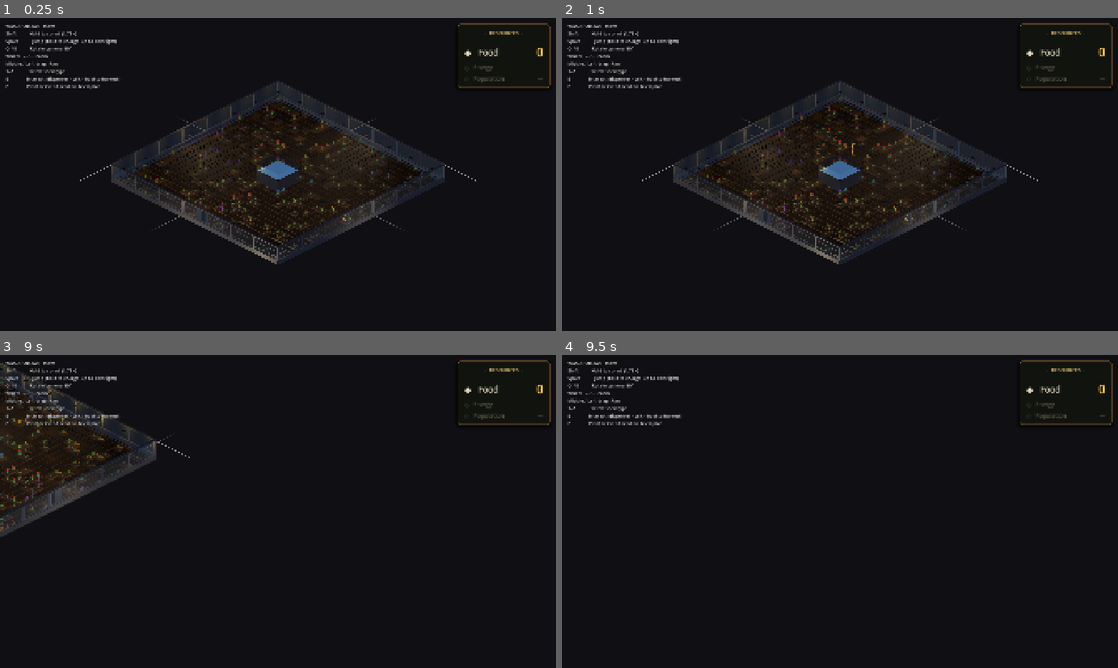
Above: before the commit, frames 1-4 (two rows, left to right).
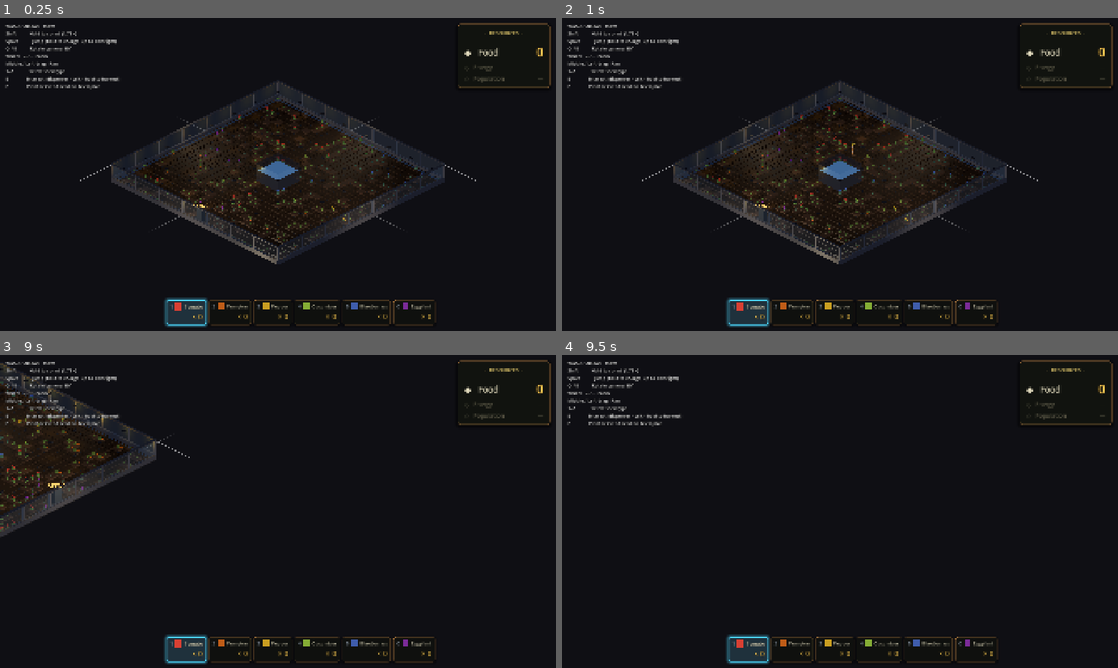
Above: after the commit, the same moments.

Repository: jaredclarkgay/space-tower-iso
Game: Godot game, scene res://scenes/iso_prototype/iso_prototype.tscn
The game is run twice, just before and just after one commit, with the same random seed, the same clock (stepped at 60 frames per second) and the same inputs.
Inputs (mouse positions are in pixels of both pictures, inside the frame that each line leads up to):
- Up to frame 1 (0.25 s): no input
- Up to frame 2 (1 s): tap Enter at 0.5 s; move the mouse to (962, 158) at 0.52 s; hold D (move_right) from 0.53 s (still down); tap P (plant) at 0.6 s; click (962, 158) at 0.67 s; tap Space (jump) at 0.77 s
- Up to frame 3 (9 s): release D (move_right) at 1.25 s; tap Space (jump) at 1.25, 3.5, 3.77, 5, 6.77 s; drag from (166, 527) to (250, 574) at 1.27 s; tap Enter at 2, 4.25 s; move the mouse to (333, 442) at 2.02 s; hold D (move_right) 2.03-2.75 s; hold Q (camera_rotate_left) 2.03-2.75 s; click (333, 442) at 2.17 s; tap P (plant) every 1.5 s from 2.3 to 8.3 s; drag from (250, 574) to (111, 464) at 2.77 s; move the mouse to (444, 558) at 3.52 s; hold A (move_left) 3.53-4.25 s; hold Mouse wheel up (camera_zoom_in) 3.53-4.25 s; click (444, 558) at 3.67 s; drag from (111, 464) to (194, 433) at 4.27 s; move the mouse to (305, 511) at 5.02 s; hold S (move_down) 5.03-5.75 s; hold E (interact) 5.03-5.75 s; click (305, 511) at 5.17 s; drag from (194, 433) to (166, 527) at 5.77 s; move the mouse to (400, 495) at 6.52 s; hold W (move_up) 6.53-7.25 s; hold Shift (sprint) 6.53-7.25 s; click (400, 495) at 6.67 s; drag from (166, 527) to (250, 574) at 7.27 s; move the mouse to (333, 442) at 8.02 s; hold S (move_down) 8.03-8.75 s; tap 9 at 8.1 s; click (333, 442) at 8.17 s; drag from (250, 574) to (111, 464) at 8.77 s
- Up to frame 4 (9.5 s): no input

The runs differ from the first frame. In frame 1, 1.6% of the frame differs, in the area x 29-79%, y 59-99%; in frame 2, 1.6%; in frame 3, 1.6%, in the area x 8-79%, y 40-99%; in frame 4, 1.6%.

Commit message:
fix(iso): dispenser uid + visibility, add HUD seed selector
The dispenser script's .uid wasn't generated when first added, so the
.tscn's script reference fell back to an unscripted Node3D — that's
why the dispenser appeared dead at game start. Generated the uid and
pinned it in the .tscn.

Also:
- Add a billboarded "SEEDS" Label3D above the dispenser so the player
  can spot it from across the floor on first spawn.
- New SeedHud Control: bottom-of-screen 6-cell hotbar showing each
  crop's number key, fruit-coloured swatch, name, and pouch count.
  Click a cell or press 1..6 to set the selected seed type — both
  paths route through GameState.selected_seed_type.
- Selected cell renders with a cyan border + brighter fill; idle
  cells dim slightly. Pouch counts live-update from GameState.
- Pinned the seed_hud.gd uid + the auto-generated
  schematics_button.gd.uid so future imports don't churn refs.

Co-Authored-By: Claude Opus 4.7 (1M context) <noreply@anthropic.com>

Diff:
--- a/scenes/iso_prototype/iso_dispenser.gd
+++ b/scenes/iso_prototype/iso_dispenser.gd
@@ -46,6 +46,7 @@
 	_build_chassis()
 	_build_windows()
 	_build_highlight()
+	_build_overhead_label()
 	_interact_anchor = position
 	_refresh_window_visuals()
 
@@ -206,6 +207,24 @@
 			"icon_mat": icon_mat,
 			"world_offset": Vector3(col_x[col], row_y[row], z - 0.04),
 		}
+
+
+# Billboarded "SEEDS" label that floats above the dispenser so the player
+# can spot it from across the floor on first spawn. Pulses gently in
+# brightness so it reads as a "kiosk" indicator rather than dead signage.
+func _build_overhead_label() -> void:
+	var label := Label3D.new()
+	label.name = "OverheadLabel"
+	label.text = "SEEDS"
+	label.font_size = 80
+	label.outline_size = 10
+	label.modulate = Color(1.0, 0.85, 0.45, 1.0)   # warm amber
+	label.outline_modulate = Color(0.10, 0.05, 0.0, 0.95)
+	label.pixel_size = 0.0085
+	label.billboard = BaseMaterial3D.BILLBOARD_ENABLED
+	label.no_depth_test = true
+	label.position = Vector3(0, _BODY_H + 0.45, 0)
+	add_child(label)
 
 
 func _build_highlight() -> void:
--- a/scenes/iso_prototype/iso_prototype.tscn
+++ b/scenes/iso_prototype/iso_prototype.tscn
@@ -7,7 +7,8 @@
 [ext_resource type="Script" uid="uid://cibunof3xytaq" path="res://scenes/iso_prototype/iso_robot.gd" id="5_robot"]
 [ext_resource type="Script" uid="uid://3pwgdeqy808o" path="res://scenes/iso_prototype/cody_schematic.gd" id="6_schem"]
 [ext_resource type="Script" path="res://scenes/iso_prototype/schematics_button.gd" id="7_btn"]
-[ext_resource type="Script" path="res://scenes/iso_prototype/iso_dispenser.gd" id="8_disp"]
+[ext_resource type="Script" uid="uid://b4b340og50t0n" path="res://scenes/iso_prototype/iso_dispenser.gd" id="8_disp"]
+[ext_resource type="Script" uid="uid://7ynjuwavqx76" path="res://scenes/iso_prototype/seed_hud.gd" id="9_seed"]
 
 [sub_resource type="Environment" id="Environment_iso"]
 background_mode = 1
@@ -201,6 +202,10 @@
 divider_path = NodePath("../SchematicsDivider")
 unlock_threshold = 10
 
+[node name="SeedHud" type="Control" parent="HUD"]
+mouse_filter = 1
+script = ExtResource("9_seed")
+
 [node name="CodySchematic" type="Control" parent="HUD"]
 visible = false
 layout_mode = 3
--- /dev/null
+++ b/scenes/iso_prototype/seed_hud.gd
@@ -0,0 +1,205 @@
+extends Control
+
+# Bottom-of-screen seed-selector hotbar. Six cells (one per crop type)
+# laid out left-to-right in Constants.SEED_TYPE_ORDER. Each cell shows:
+#   - Number key shortcut (1..6)
+#   - A fruit-coloured swatch
+#   - Crop name
+#   - Current pouch count (× N)
+#
+# Click a cell OR press 1..6 to select. The selected cell gets a cyan
+# border + stronger modulate; the rest dim. Pouch counts live-update from
+# GameState.seed_pouch every frame.
+
+@onready var _c: Node = get_node("/root/Constants")
+@onready var _gs: Node = get_node("/root/GameState")
+
+const _CELL_W := 122.0
+const _CELL_H := 84.0
+const _CELL_GAP := 8.0
+const _SWATCH_SIZE := 22.0
+const _BOTTOM_MARGIN := 24.0
+
+var _cells: Dictionary = {}     # seed_key -> Dictionary of refs
+var _style_idle: StyleBoxFlat
+var _style_selected: StyleBoxFlat
+
+
+func _ready() -> void:
+	_style_idle = _make_idle_style()
+	_style_selected = _make_selected_style()
+
+	var n: int = int(_c.SEED_TYPE_ORDER.size())
+	var total_w: float = n * _CELL_W + (n - 1) * _CELL_GAP
+
+	mouse_filter = Control.MOUSE_FILTER_PASS
+	custom_minimum_size = Vector2(total_w, _CELL_H)
+	anchor_left = 0.5
+	anchor_right = 0.5
+	anchor_top = 1.0
+	anchor_bottom = 1.0
+	offset_left = -total_w * 0.5
+	offset_right = total_w * 0.5
+	offset_top = -(_CELL_H + _BOTTOM_MARGIN)
+	offset_bottom = -_BOTTOM_MARGIN
+
+	var hbox := HBoxContainer.new()
+	hbox.name = "Cells"
+	hbox.add_theme_constant_override("separation", int(_CELL_GAP))
+	hbox.anchor_right = 1.0
+	hbox.anchor_bottom = 1.0
+	hbox.offset_right = 0
+	hbox.offset_bottom = 0
+	hbox.mouse_filter = Control.MOUSE_FILTER_PASS
+	add_child(hbox)
+
+	for idx in range(n):
+		var key: String = _c.SEED_TYPE_ORDER[idx]
+		_build_cell(hbox, key, idx + 1)
+
+	_refresh()
+
+
+func _process(_delta: float) -> void:
+	_refresh()
+
+
+# --- Build ---------------------------------------------------------------
+
+func _build_cell(parent: HBoxContainer, seed_key: String, number_key: int) -> void:
+	var pt: Dictionary = _c.plant_type_by_seed(seed_key)
+	var fruit_color: Color = pt.get("fruit_color", Color.WHITE)
+
+	var cell := PanelContainer.new()
+	cell.name = "Cell_" + seed_key
+	cell.custom_minimum_size = Vector2(_CELL_W, _CELL_H)
+	cell.add_theme_stylebox_override("panel", _style_idle)
+	cell.mouse_filter = Control.MOUSE_FILTER_STOP
+	cell.mouse_default_cursor_shape = Control.CURSOR_POINTING_HAND
+	cell.gui_input.connect(_on_cell_input.bind(seed_key))
+
+	var margin := MarginContainer.new()
+	margin.add_theme_constant_override("margin_left", 10)
+	margin.add_theme_constant_override("margin_right", 10)
+	margin.add_theme_constant_override("margin_top", 8)
+	margin.add_theme_constant_override("margin_bottom", 8)
+	margin.mouse_filter = Control.MOUSE_FILTER_IGNORE
+	cell.add_child(margin)
+
+	var vbox := VBoxContainer.new()
+	vbox.add_theme_constant_override("separation", 4)
+	vbox.mouse_filter = Control.MOUSE_FILTER_IGNORE
+	margin.add_child(vbox)
+
+	# Top row: number + colored swatch + name.
+	var top_row := HBoxContainer.new()
+	top_row.add_theme_constant_override("separation", 8)
+	top_row.mouse_filter = Control.MOUSE_FILTER_IGNORE
+	vbox.add_child(top_row)
+
+	var num_label := Label.new()
+	num_label.text = "%d" % number_key
+	num_label.add_theme_font_size_override("font_size", 18)
+	num_label.add_theme_color_override("font_color", Color(0.78, 0.84, 0.92, 0.85))
+	num_label.add_theme_color_override("font_outline_color", Color(0, 0, 0, 0.7))
+	num_label.add_theme_constant_override("outline_size", 3)
+	num_label.mouse_filter = Control.MOUSE_FILTER_IGNORE
+	top_row.add_child(num_label)
+
+	var swatch := ColorRect.new()
+	swatch.custom_minimum_size = Vector2(_SWATCH_SIZE, _SWATCH_SIZE)
+	swatch.color = fruit_color
+	swatch.mouse_filter = Control.MOUSE_FILTER_IGNORE
+	top_row.add_child(swatch)
+
+	var name_label := Label.new()
+	name_label.text = seed_key.capitalize()
+	name_label.add_theme_font_size_override("font_size", 17)
+	name_label.add_theme_color_override("font_color", Color(0.93, 0.9, 0.78, 0.95))
+	name_label.add_theme_color_override("font_outline_color", Color(0, 0, 0, 0.6))
+	name_label.add_theme_constant_override("outline_size", 3)
+	name_label.size_flags_horizontal = Control.SIZE_EXPAND_FILL
+	name_label.mouse_filter = Control.MOUSE_FILTER_IGNORE
+	top_row.add_child(name_label)
+
+	# Bottom row: pouch count, right-aligned and prominent.
+	var count_label := Label.new()
+	count_label.text = "× 0"
+	count_label.add_theme_font_size_override("font_size", 26)
+	count_label.add_theme_color_override("font_color", Color(0.96, 0.78, 0.32, 0.95))
+	count_label.add_theme_color_override("font_outline_color", Color(0.10, 0.05, 0.0, 0.85))
+	count_label.add_theme_constant_override("outline_size", 4)
+	count_label.horizontal_alignment = HORIZONTAL_ALIGNMENT_RIGHT
+	count_label.mouse_filter = Control.MOUSE_FILTER_IGNORE
+	vbox.add_child(count_label)
+
+	parent.add_child(cell)
+	_cells[seed_key] = {
+		"root": cell,
+		"count_label": count_label,
+		"name_label": name_label,
+	}
+
+
+# --- Update --------------------------------------------------------------
+
+func _refresh() -> void:
+	var sel: String = _gs.selected_seed_type
+	for key in _cells:
+		var info: Dictionary = _cells[key]
+		var count: int = int(_gs.seed_pouch.get(key, 0))
+		info.count_label.text = "× %d" % count
+		var cell: PanelContainer = info.root
+		if key == sel:
+			cell.add_theme_stylebox_override("panel", _style_selected)
+			cell.modulate = Color(1, 1, 1, 1)
+		else:
+			cell.add_theme_stylebox_override("panel", _style_idle)
+			cell.modulate = Color(1, 1, 1, 0.78)
+
+
+# --- Click ---------------------------------------------------------------
+
+func _on_cell_input(event: InputEvent, seed_key: String) -> void:
+	if event is InputEventMouseButton and event.pressed \
+			and event.button_index == MOUSE_BUTTON_LEFT:
+		_gs.selected_seed_type = seed_key
+		accept_event()
+
+
+# --- Styles --------------------------------------------------------------
+
+func _make_idle_style() -> StyleBoxFlat:
+	var s := StyleBoxFlat.new()
+	s.bg_color = Color(0.07, 0.08, 0.06, 0.86)
+	s.border_color = Color(0.78, 0.55, 0.28, 0.45)
+	s.border_width_left = 2
+	s.border_width_top = 2
+	s.border_width_right = 2
+	s.border_width_bottom = 2
+	s.corner_radius_top_left = 8
+	s.corner_radius_top_right = 8
+	s.corner_radius_bottom_right = 8
+	s.corner_radius_bottom_left = 8
+	s.shadow_color = Color(0, 0, 0, 0.55)
+	s.shadow_size = 8
+	s.shadow_offset = Vector2(0, 3)
+	return s
+
+
+func _make_selected_style() -> StyleBoxFlat:
+	var s := StyleBoxFlat.new()
+	s.bg_color = Color(0.12, 0.18, 0.22, 0.94)
+	s.border_color = Color(0.30, 0.85, 1.0, 0.95)
+	s.border_width_left = 3
+	s.border_width_top = 3
+	s.border_width_right = 3
+	s.border_width_bottom = 3
+	s.corner_radius_top_left = 8
+	s.corner_radius_top_right = 8
+	s.corner_radius_bottom_right = 8
+	s.corner_radius_bottom_left = 8
+	s.shadow_color = Color(0.30, 0.85, 1.0, 0.40)
+	s.shadow_size = 10
+	s.shadow_offset = Vector2(0, 0)
+	return s
Not shown, added: scenes/iso_prototype/iso_dispenser.gd.uid
Not shown: 1 places in scenes/iso_prototype/iso_prototype.tscn that only renumber resources
Not shown, added: scenes/iso_prototype/schematics_button.gd.uid
Not shown, added: scenes/iso_prototype/seed_hud.gd.uid
